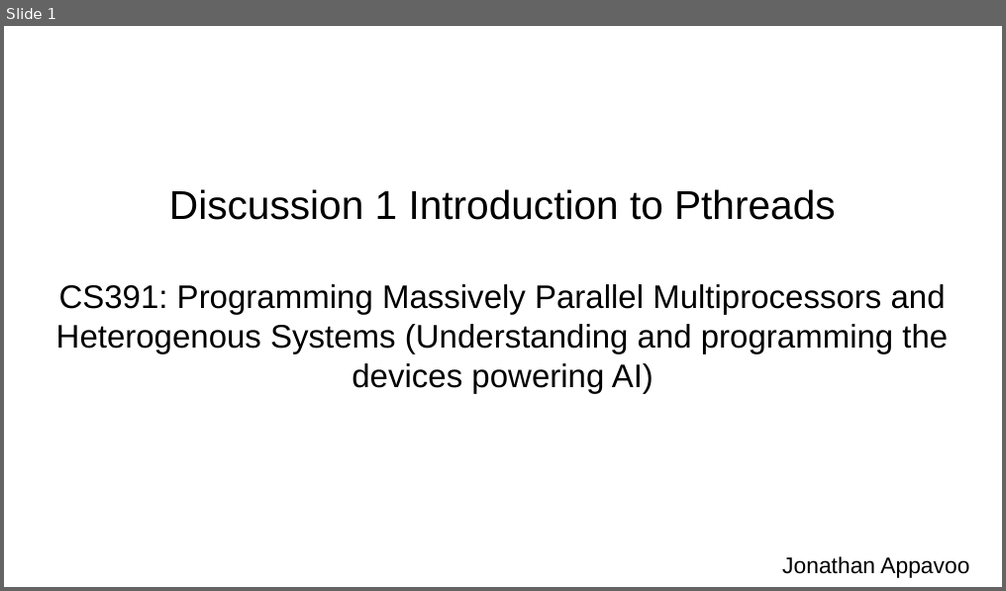
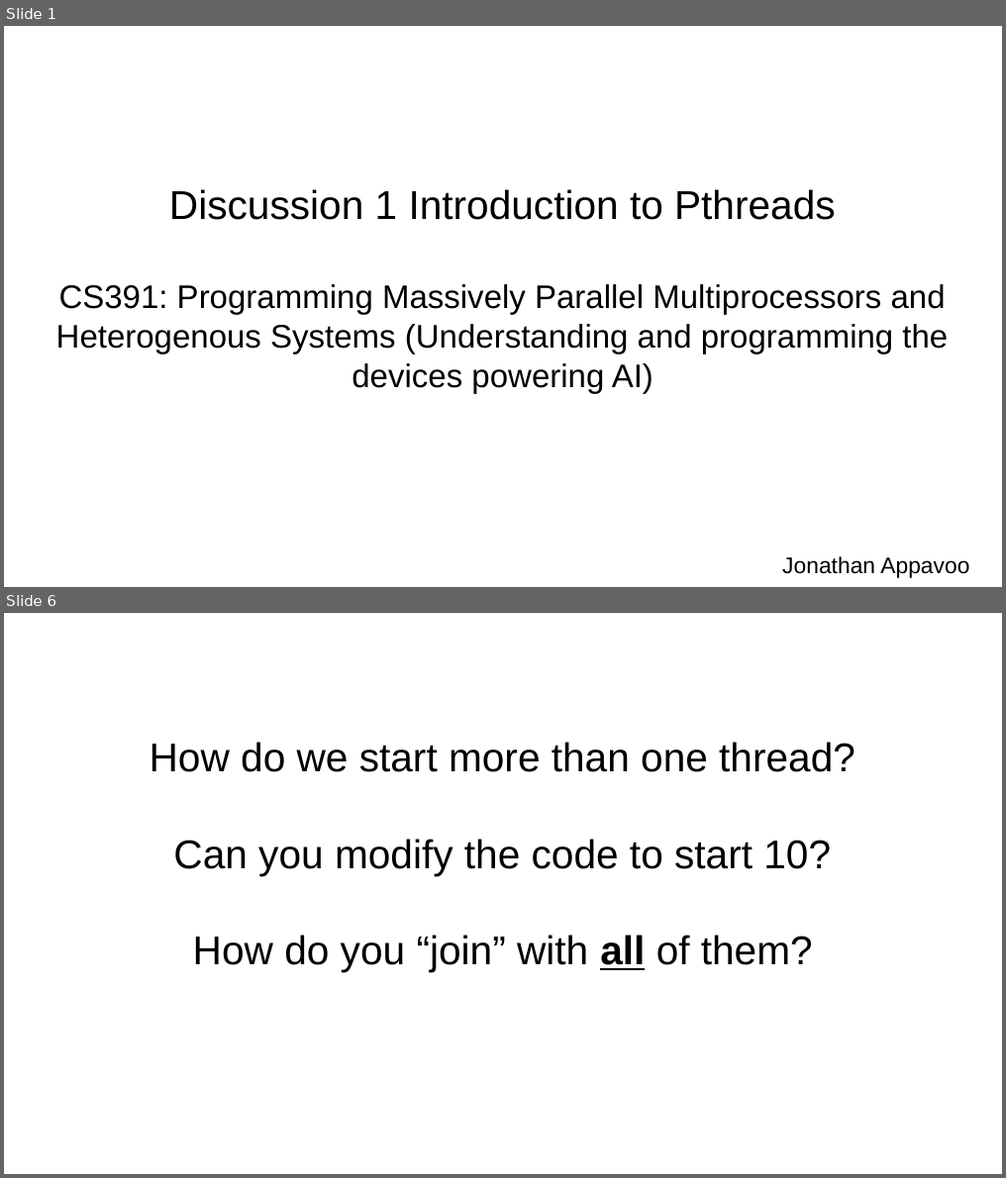
Before and after one commit to jappavoo/cudasudawuda, a slide deck: content/part1/disc0/slides.odp. Shown one above the other, each under a label of ours: slide 1 before the commit, slides 1 and 6 after it; the slides between them are not shown. The pictures are 1006x591 and 1006x1178 pixels, drawn with LibreOffice and Linux fonts; fonts in the diff are those of the drawing. Boxes give left, top, right and bottom in pixels: in the first picture for what was removed or moved away, otherwise in the second. Text is boxed around its words. In the diff, an @@ line names an element or a change of style, - is before the commit and + after.

```diff
--- a/content/part1/disc0/slides.odp
+++ b/content/part1/disc0/slides.odp
@@ slide 6 added at <box>4,613,1002,1174</box>, background #FFFFFF @@
@@ subtitle added at <box>150,742,855,972</box>, 32 pt, text #000000 @@
+How do we start more than one thread?
+Can you modify the code to start 10?
+How do you “join” with all of them?
```
Also in this commit, not shown: 2 slides changed, 22 other slides added.
